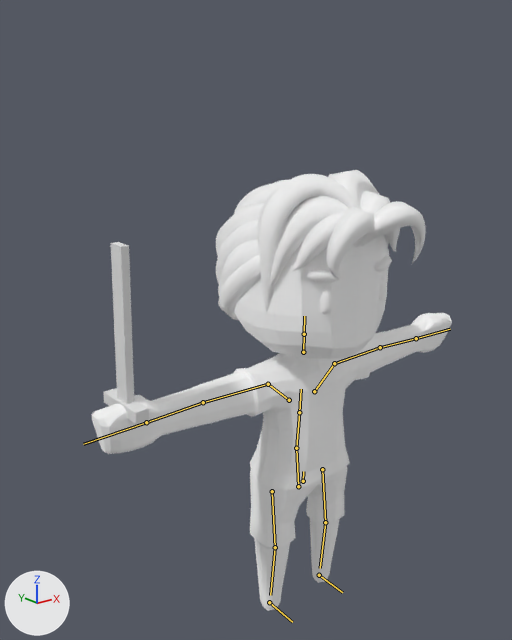
What one commit did to the glTF model public/assets/quaternius/ultimate-animated-character/Casual_Male_gameplay.glb.
The view is the same before and after, from a 50 mm camera at (-3.22, -3.48, 3.75) aimed at (-0.27, 0.21, 2.28). Lighting does not change. The marker at lower left points along +X, +Y and +Z. The first picture is the older version. The bones that change, and the others that lie on the model, are drawn over the model as lines.

In view in the first picture: 'Body', 'PlayerSword'.
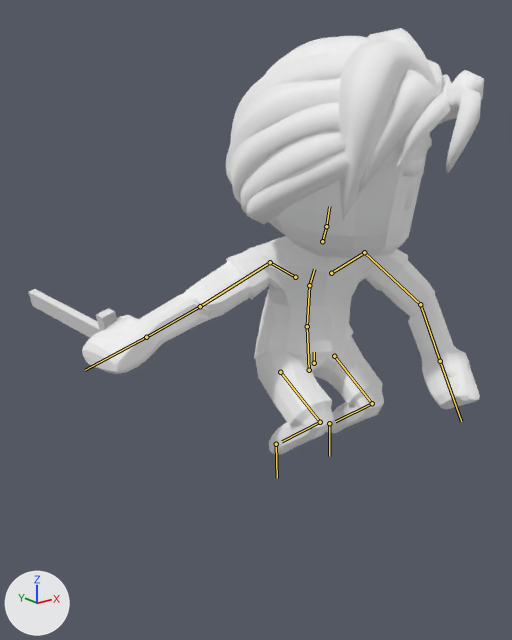
The newer file adds an action. The first version stands in its rest pose; the second is drawn at frame 7 of the action 'JumpAttack'.

The edits, one by one:
Bone 'Body' (bone_body) moves from (0.0, 0.0, 0.0) to (0.0, 0.97, 0.082).
Bone 'Body' (bone_body) turns from (0, 0, 0) to (0, -1, 0) degrees about its own x, y and z.
Bone 'Abdomen' (bone_abdomen) turns from (0, 0, 0) to (-2, 0, 0) degrees about its own x, y and z.
Bone 'Torso' (bone_torso) turns from (0, 0, 0) to (37, -24, 4) degrees about its own x, y and z.
Bone 'Head' (bone_head) turns from (0, 0, 0) to (-35, 52, -33) degrees about its own x, y and z.
Bone 'UpperArm.L' (bone_upperarm_l) turns from (0, 0, 0) to (-43, -43, -7) degrees about its own x, y and z.
Bone 'LowerArm.L' (bone_lowerarm_l) turns from (0, 0, 0) to (-33, 26, -59) degrees about its own x, y and z.
Bone 'UpperArm.R' (bone_upperarm_r) turns from (0, 0, 0) to (-49, 68, -24) degrees about its own x, y and z.
Bone 'LowerArm.R' (bone_lowerarm_r) turns from (0, 0, 0) to (-6, 59, 15) degrees about its own x, y and z.
Bone 'Fist.R' (bone_fist_r) turns from (0, 0, 0) to (0, -16, 1) degrees about its own x, y and z.
Bone 'UpperLeg.L' (bone_upperleg_l) moves from (0.0, 0.0, 0.0) to (0.0, 0.007, 0.001).
Bone 'UpperLeg.L' (bone_upperleg_l) turns from (0, 0, 0) to (-53, 1, 1) degrees about its own x, y and z.
Bone 'LowerLeg.L' (bone_lowerleg_l) turns from (0, 0, 0) to (99, 0, 0) degrees about its own x, y and z.
Bone 'UpperLeg.R' (bone_upperleg_r) moves from (0.0, 0.0, 0.0) to (0.0, 0.007, 0.001).
Bone 'UpperLeg.R' (bone_upperleg_r) turns from (0, 0, 0) to (-54, -2, -1) degrees about its own x, y and z.
Bone 'LowerLeg.R' (bone_lowerleg_r) turns from (0, 0, 0) to (99, 0, 0) degrees about its own x, y and z.
Bone 'Foot.L' (bone_foot_l) moves from (0.0, 0.0, 0.0) to (0.0, 0.045, 1.385).
Bone 'Foot.L' (bone_foot_l) turns from (0, 0, 0) to (-87, 0, 0) degrees about its own x, y and z.
Bone 'Foot.R' (bone_foot_r) moves from (0.0, 0.0, 0.0) to (0.0, 0.045, 1.385).
Bone 'Foot.R' (bone_foot_r) turns from (0, 0, 0) to (-87, 0, 0) degrees about its own x, y and z.

Pixel boxes (x1, y1, x2, y2) of what changed, in the pictures (512 x 640 px):
'Body', posed (11% wider)
    before: (91, 170, 452, 611)
    after: (82, 28, 484, 455)
'PlayerSword', posed
    before: (104, 242, 149, 424)
    after: (28, 289, 117, 338)
bone 'Body', root to tip
    before: (303, 481) to (303, 471)
    after: (314, 363) to (314, 352)
bone 'Abdomen', root to tip
    before: (296, 448) to (299, 412)
    after: (307, 326) to (309, 285)
bone 'Torso', root to tip
    before: (299, 412) to (301, 389)
    after: (309, 285) to (314, 269)
bone 'Head', root to tip
    before: (304, 334) to (304, 316)
    after: (326, 226) to (329, 206)
bone 'UpperArm.L', root to tip
    before: (334, 363) to (380, 347)
    after: (364, 252) to (420, 304)
bone 'LowerArm.L', root to tip
    before: (380, 347) to (416, 338)
    after: (420, 304) to (440, 361)
bone 'UpperArm.R', root to tip
    before: (268, 384) to (203, 402)
    after: (270, 262) to (200, 306)
bone 'LowerArm.R', root to tip
    before: (203, 402) to (146, 422)
    after: (200, 306) to (146, 337)
bone 'Fist.R', root to tip
    before: (146, 422) to (83, 444)
    after: (146, 337) to (85, 370)
bone 'UpperLeg.L', root to tip
    before: (322, 469) to (325, 522)
    after: (334, 356) to (372, 403)
bone 'LowerLeg.L', root to tip
    before: (325, 522) to (320, 568)
    after: (372, 403) to (335, 421)
bone 'UpperLeg.R', root to tip
    before: (272, 491) to (275, 547)
    after: (280, 372) to (320, 422)
bone 'LowerLeg.R', root to tip
    before: (275, 547) to (270, 595)
    after: (320, 422) to (282, 441)
bone 'Foot.L', root to tip
    before: (319, 575) to (342, 592)
    after: (329, 423) to (329, 456)
bone 'Foot.R', root to tip
    before: (269, 602) to (292, 622)
    after: (276, 444) to (277, 478)
